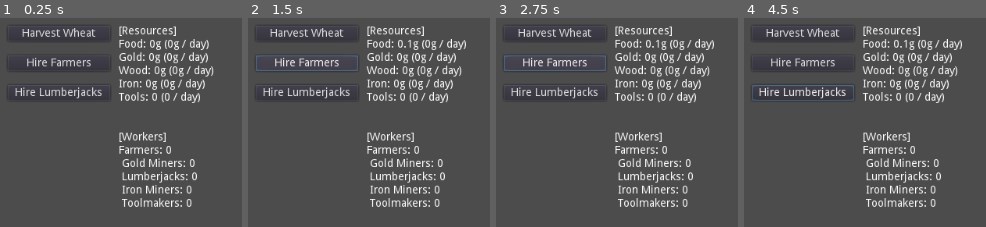
Above: before the commit, frames 1-4 (left to right).
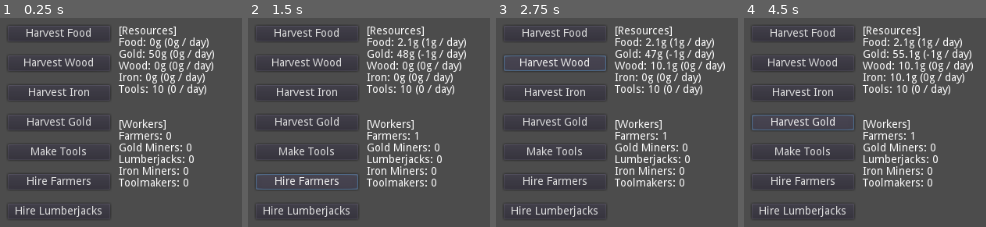
Above: after the commit, the same moments.

Repository: paradolfino/oca_godot_base
Game: Godot game, scene res://Main.tscn
Same seed, same stepped clock (60 frames per second), same inputs: the game is played once before the commit and once after it.
Inputs (mouse positions are in pixels of both pictures, inside the frame that each line leads up to):
- Up to frame 1 (0.25 s): no input
- Up to frame 2 (1.5 s): click "Harvest Wheat" (after the commit: "Harvest Food") at 0.5 s; click "Hire Farmers" at 1.25 s
- Up to frame 3 (2.75 s): click (554, 63) at 2 s, where only the run after the commit has a clickable "Harvest Wood"
- Up to frame 4 (4.5 s): click "Hire Lumberjacks" at 2.75 s; click (802, 93) at 3.5 s, where only the run after the commit has a clickable "Harvest Iron"; click (802, 122) at 4.25 s, where only the run after the commit has a clickable "Harvest Gold"

The runs differ from the first frame. In frame 1, 15% of the frame differs, in the area x 6-89%, y 4-96%; in frame 2, 16%; in frame 3, 16%; in frame 4, 17%, in the area x 3-95%, y 4-96%.

Commit message:
more resources

Diff:
--- a/Action_Manager.gd
+++ b/Action_Manager.gd
@@ -1,3 +1,5 @@
 extends Node
 
 # this will eventually be a controller for actions taken by the player
+func _init():
+	pass
--- /dev/null
+++ b/Campaign_Manager.gd
@@ -0,0 +1,6 @@
+extends Node
+
+var GAME_DAY
+
+func _init():
+	self.GAME_DAY = 1
--- a/Dictionary.gd
+++ b/Dictionary.gd
@@ -4,6 +4,7 @@
 var ENUMS
 var NAMES
 var SUFFIX_TEMPLATES
+var STRINGS
 
 func _init():
 	self.ENUMS = {
@@ -16,14 +17,13 @@
 			# special
 			TOOLS = "RES_TOOLS"
 		},
-		ACTIONS = {
-			HIRE = "ACT_HIRE",
-			WORK = "ACT_WORK"
-		},
 		PLAYER = {
 			EFFICIENCY = "EFFICIENCY",
 			GAIN = "GAIN",
 			SKILL = "SKILL"
+		},
+		GAME = {
+			DAY = "GAME_DAY"
 		}
 	}
 
--- /dev/null
+++ b/Logger.gd
@@ -0,0 +1,11 @@
+extends Node
+
+var HISTORY = []
+
+
+func log_event(event):
+	pass
+
+
+func _init():
+	pass
--- a/Main.gd
+++ b/Main.gd
@@ -8,23 +8,26 @@
 func update_tracker():
 	$ResourceTracker.text = RES_MANAGER.get_resource_tracker_text()
 
-func next_day(res):
+func next_day():
 #	RES_MANAGER.set_resource_with_workers(res, 1, 0)
-	RES_MANAGER.set_all_resources_with_workers(1, 0)
+	RES_MANAGER.set_all_resources_with_workers(1, 0) #does not increase worker numbers
 	update_tracker()
 
 func increase_resource(res):
-	RES_MANAGER.set_resource(res, 1 * PLAYER_MANAGER.get_efficiency_and_increase_gain()) #amount will be dynamic
-	next_day(res)
+	RES_MANAGER.set_resource_with_harvest(res, PLAYER_MANAGER.get_efficiency_and_increase_gain()) #amount will be dynamic
+	next_day()
 
 func increase_workers(res):
-	RES_MANAGER.set_resource_with_workers(res, 1, 1) #will be dynamic with skills
-	next_day(res)
+	RES_MANAGER.set_resource_with_workers(res, 1) #will be dynamic with skills
+	next_day()
 
-func check_has_enough(res):
-	if RES_MANAGER.check_has_enough_resource(res) == true:
-		RES_MANAGER.deplete_cost_items(res)
-		increase_workers(res)
+func check_has_enough(res, by_harvest = false):
+	if RES_MANAGER.check_has_enough_resource(res, by_harvest) == true:
+		RES_MANAGER.deplete_cost_items(res, by_harvest)
+		if by_harvest == false:
+			increase_workers(res)
+		else:
+			increase_resource(res)
 	else:
 		# invalid, disable button? alert message?
 		pass
@@ -42,6 +45,18 @@
 func _on_rFood_pressed():
 	increase_resource(RESOURCES.FOOD)
 
+func _on_rWood_pressed():
+	check_has_enough(RESOURCES.WOOD, true)
+
+func _on_rIron_pressed():
+	check_has_enough(RESOURCES.IRON, true)
+
+func _on_rGold_pressed():
+	check_has_enough(RESOURCES.GOLD, true)
+
+func _on_rTools_pressed():
+	check_has_enough(RESOURCES.TOOLS, true)
+
 func _on_hFood_pressed():
 	check_has_enough(RESOURCES.FOOD)
 
--- a/Main.tscn
+++ b/Main.tscn
@@ -18,40 +18,94 @@
 [node name="rFood" type="Button" parent="VBoxContainer"]
 margin_right = 131.0
 margin_bottom = 20.0
-text = "Harvest Wheat"
+rect_pivot_offset = Vector2( 110, 22 )
+text = "Harvest Food"
+__meta__ = {
+"_edit_use_anchors_": false
+}
+
+[node name="rWood" type="Button" parent="VBoxContainer"]
+margin_top = 38.0
+margin_right = 131.0
+margin_bottom = 58.0
+rect_pivot_offset = Vector2( 110, 22 )
+text = "Harvest Wood"
+__meta__ = {
+"_edit_use_anchors_": false
+}
+
+[node name="rIron" type="Button" parent="VBoxContainer"]
+margin_top = 76.0
+margin_right = 131.0
+margin_bottom = 96.0
+rect_pivot_offset = Vector2( 110, 22 )
+text = "Harvest Iron"
+__meta__ = {
+"_edit_use_anchors_": false
+}
+
+[node name="rGold" type="Button" parent="VBoxContainer"]
+margin_top = 114.0
+margin_right = 131.0
+margin_bottom = 134.0
+rect_pivot_offset = Vector2( 110, 22 )
+text = "Harvest Gold"
+__meta__ = {
+"_edit_use_anchors_": false
+}
+
+[node name="rTools" type="Button" parent="VBoxContainer"]
+margin_top = 152.0
+margin_right = 131.0
+margin_bottom = 172.0
+rect_pivot_offset = Vector2( 110, 22 )
+text = "Make Tools"
 __meta__ = {
 "_edit_use_anchors_": false
 }
 
 [node name="hFood" type="Button" parent="VBoxContainer"]
-margin_top = 38.0
+margin_top = 190.0
 margin_right = 131.0
-margin_bottom = 58.0
+margin_bottom = 210.0
 text = "Hire Farmers"
 __meta__ = {
 "_edit_use_anchors_": false
 }
 
 [node name="hWood" type="Button" parent="VBoxContainer"]
-margin_top = 76.0
+margin_top = 228.0
 margin_right = 131.0
-margin_bottom = 96.0
+margin_bottom = 248.0
 text = "Hire Lumberjacks"
 __meta__ = {
 "_edit_use_anchors_": false
 }
 
-[node name="ResourceTracker" type="Label" parent="."]
+[node name="ResourceTracker" type="RichTextLabel" parent="."]
 anchor_right = 1.0
 margin_left = 152.0
 margin_top = 10.0
-margin_right = -315.0
-margin_bottom = 95.0
+margin_right = -704.0
+margin_bottom = 376.0
 text = "Food: 0g"
-autowrap = true
+
+[node name="LogBox" type="VBoxContainer" parent="."]
+margin_left = 16.0
+margin_top = 368.0
+margin_right = 432.0
+margin_bottom = 600.0
 __meta__ = {
 "_edit_use_anchors_": false
 }
+
+[node name="ColorRect" type="ColorRect" parent="LogBox"]
+margin_right = 416.0
+color = Color( 0, 0, 0, 1 )
 [connection signal="pressed" from="VBoxContainer/rFood" to="." method="_on_rFood_pressed"]
+[connection signal="pressed" from="VBoxContainer/rWood" to="." method="_on_rWood_pressed"]
+[connection signal="pressed" from="VBoxContainer/rIron" to="." method="_on_rIron_pressed"]
+[connection signal="pressed" from="VBoxContainer/rGold" to="." method="_on_rGold_pressed"]
+[connection signal="pressed" from="VBoxContainer/rTools" to="." method="_on_rTools_pressed"]
 [connection signal="pressed" from="VBoxContainer/hFood" to="." method="_on_hFood_pressed"]
 [connection signal="pressed" from="VBoxContainer/hWood" to="." method="_on_hWood_pressed"]
--- a/Resource_Manager.gd
+++ b/Resource_Manager.gd
@@ -11,63 +11,87 @@
 var RES_TOOLS : ResourceModel
 
 func _init():
+	# Resource Model:
+	# Resource Name, Workers Name, Costs, Suffix Template, Starting Amount,
+	# Workers output, harvest output
 	self.RES_FOOD = ResourceModel.new(
 		"Food",
 		"Farmers",
 		[
-			CostItemModel.new(1, RESOURCES.GOLD),
-			CostItemModel.new(1, RESOURCES.TOOLS)
+			CostItemModel.new(1, 0, RESOURCES.GOLD),
+			CostItemModel.new(1, 0, RESOURCES.TOOLS, false)
 		],
 		SUFFIX_TEMPLATES.WEIGHTED)
 	self.RES_WOOD = ResourceModel.new(
 		"Wood",
 		"Lumberjacks",
 		[
-			CostItemModel.new(10, RESOURCES.FOOD),
-			CostItemModel.new(1, RESOURCES.TOOLS)
-		],
-		SUFFIX_TEMPLATES.WEIGHTED)
+			CostItemModel.new(10, 1, RESOURCES.FOOD),
+			CostItemModel.new(1, 0, RESOURCES.TOOLS, false)
+		],
+		SUFFIX_TEMPLATES.WEIGHTED,
+		0,
+		10,
+		10)
 	self.RES_GOLD = ResourceModel.new(
 		"Gold",
 		"Gold Miners",
 		[
-			CostItemModel.new(10, RESOURCES.FOOD),
-			CostItemModel.new(1, RESOURCES.TOOLS)
-		],
-		SUFFIX_TEMPLATES.WEIGHTED)
+			CostItemModel.new(10, 1, RESOURCES.FOOD),
+			CostItemModel.new(1, 0, RESOURCES.TOOLS, false)
+		],
+		SUFFIX_TEMPLATES.WEIGHTED,
+		50,
+		10,
+		10
+		)
 	self.RES_IRON = ResourceModel.new(
 		"Iron",
 		"Iron Miners",
 		[
-			CostItemModel.new(10, RESOURCES.FOOD),
-			CostItemModel.new(1, RESOURCES.TOOLS)
-		],
-		SUFFIX_TEMPLATES.WEIGHTED
+			CostItemModel.new(10, 1, RESOURCES.FOOD),
+			CostItemModel.new(1, 0, RESOURCES.TOOLS, false)
+		],
+		SUFFIX_TEMPLATES.WEIGHTED,
+		0,
+		10,
+		10
 	)
 	self.RES_TOOLS = ResourceModel.new(
 		"Tools",
 		"Toolmakers",
 		[
-			CostItemModel.new(5, RESOURCES.GOLD),
-			CostItemModel.new(2, RESOURCES.FOOD),
-			CostItemModel.new(1, RESOURCES.WOOD),
-			CostItemModel.new(1, RESOURCES.IRON)
-		],
-		SUFFIX_TEMPLATES.NON_WEIGHTED
+			CostItemModel.new(5, 0, RESOURCES.GOLD),
+			CostItemModel.new(2, 1, RESOURCES.FOOD),
+			CostItemModel.new(1, 1, RESOURCES.WOOD),
+			CostItemModel.new(1, 1, RESOURCES.IRON)
+		],
+		SUFFIX_TEMPLATES.NON_WEIGHTED,
+		10,
+		1,
+		1
 		)
 
 
 func set_cost_val(res, multiplier):
 	for c in self[res].cost_items:
-		self[c.resource].cost_val += c.val * multiplier
+		if c.isdaily == true:
+			self[c.resource].cost_val += c.val * multiplier
+
 
 func set_resource(res, amt):
 	self[res].val += amt
 
-func set_resource_with_workers(res, amt, workers):
+func set_resource_with_harvest(res, amt):
+	if self[res].suffix_template == SUFFIX_TEMPLATES.NON_WEIGHTED: #change later, to new variable
+		self[res].val += self[res].harvest_output
+	else:
+		self[res].val += self[res].harvest_output + amt
+
+func set_resource_with_workers(res, workers):
 	self[res].workers += workers
 	set_cost_val(res, workers)
-	self[res].val += (amt * self[res].workers) - self[res].cost_val
+	self[res].val += (self[res].workers_output * self[res].workers) - self[res].cost_val
 
 func get_resource(res):
 	return self[res]
@@ -144,7 +168,7 @@
 		tracker_text += string
 
 		var workers_string = resource_strings[i].workers_text + ": " + str(resource_strings[i].workers)
-		workers_tracker_text += workers_string + "\n "
+		workers_tracker_text += workers_string + "\n"
 
 		tracker_text += " (%s / day)\n" % resource_strings[i].val.formatted_workers_amt
 
@@ -161,22 +185,31 @@
 
 func set_all_resources_with_workers(amt, workers):
 	for res in RESOURCES:
-		set_resource_with_workers(RESOURCES[res], amt, workers)
-
-func deplete_cost_items(res):
+		set_resource_with_workers(RESOURCES[res], workers)
+
+func deplete_cost_items(res, by_harvest):
 	var items = self[res].cost_items
 	for item in items:
-		self[item.resource].val -= item.val
-
-func check_has_enough_resource(res):
+		if by_harvest == false:
+			if item.isdaily == true:
+				self[item.resource].val -= item.val
+		else:
+			self[item.resource].val -= item.harvest_val
+
+func check_has_enough_resource(res, by_harvest):
 	var has_enough = false
 	var items = self[res].cost_items
 	if items.size() > 0:
 		for item in items:
-			if self[item.resource].val >= item.val:
+			var val = 0
+			if by_harvest == true:
+				val = item.harvest_val
+			else:
+				val = item.val
+			if self[item.resource].val >= val:
 				has_enough = true
 			else:
-				break
+				return false
 	else:
 		has_enough = true
 		pass
@@ -190,15 +223,17 @@
 	var val_text
 	var workers_text
 	var workers_output
+	var harvest_output
 	var cost_val
 	var cost_items
 	var suffix_template
 
-	func _init(v_text, w_text, cost_items, suffix_template):
-		self.val = 0
+	func _init(v_text, w_text, cost_items, suffix_template, val = 0, workers_output = 1, harvest_output = 0):
+		self.val = val #starting value
+		self.cost_val = 0
 		self.workers = 0
-		self.workers_output = 1
-		self.cost_val = 0
+		self.workers_output = workers_output
+		self.harvest_output = harvest_output
 		self.val_text = v_text
 		self.workers_text = w_text
 		self.cost_items = cost_items
@@ -210,7 +245,11 @@
 class CostItemModel:
 	var val
 	var resource
-
-	func _init(val, res):
+	var isdaily
+	var harvest_val
+
+	func _init(val, harvest_val, res, isdaily = true):
 		self.val = val
+		self.harvest_val = harvest_val;
 		self.resource = res
+		self.isdaily = isdaily
